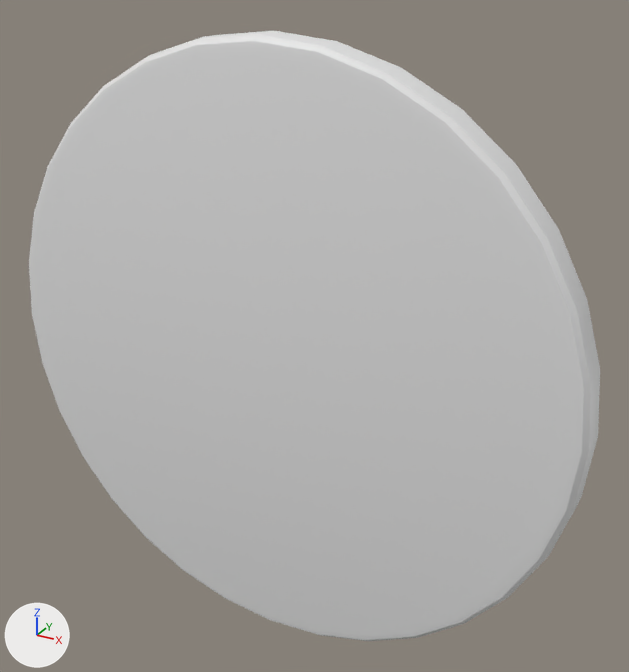
Before and after pictures for a commit that changed the FBX model MD/BG/JSY_floor_center.FBX.
Both versions are drawn from a camera (50 mm lens) standing at (14.64, -7.8, 4.62) and looking at (10.18, 0.31, 0.57). Arrows for +X, +Y and +Z are at lower left; the lights stay in place.
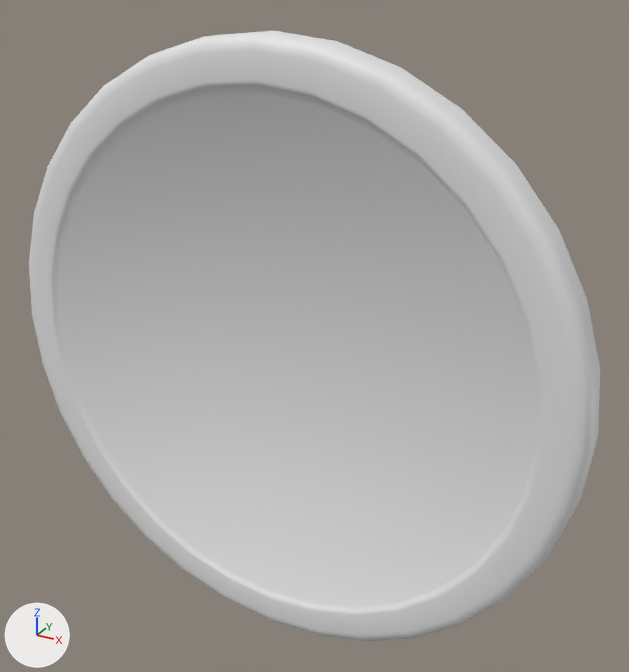
The newer file is also rescaled (x1.048), turned or shifted as a whole; pictures and numbers use the older file's frame.

Diff of the bpy script that builds the scene:
```diff
--- a/MD/BG/JSY_floor_center.FBX.py
+++ b/MD/BG/JSY_floor_center.FBX.py
@@ me_mesh @@
 # used by ob_cylinder001; location = (10.04, -0.25, 0.0)
-me_mesh.from_pydata(...)  # 160 vertices, 316 faces; spans x -3.89..3.44, y 0.0..0.39, z -3.42..3.91
+me_mesh.from_pydata(...)  # 288 vertices, 542 faces; spans x -3.89..3.44, y 0.0..0.39, z -3.42..3.91
+# me_mesh part 1
+# 60 faces are deleted
+# 118 vertices are added at x -3.45..3.0, y 0.0..0.05, z -2.98..3.47
+# 5 new vertices lie (0.29, 0.0, 0.55) away from vertices in x -3.18..2.44, y 0.01..0.05, z -1.53..1.47
+# 5 new vertices lie (0.29, 0.0, -0.55) away from vertices in x -3.18..2.44, y 0.01..0.05, z -0.98..2.02
+# 286 new faces join them
```

Changed parts and their boxes [x1, y1, x2, y2] in the pictures (629 x 672 px):
part 1 of me_mesh, built on: [49, 71, 533, 635] in both
